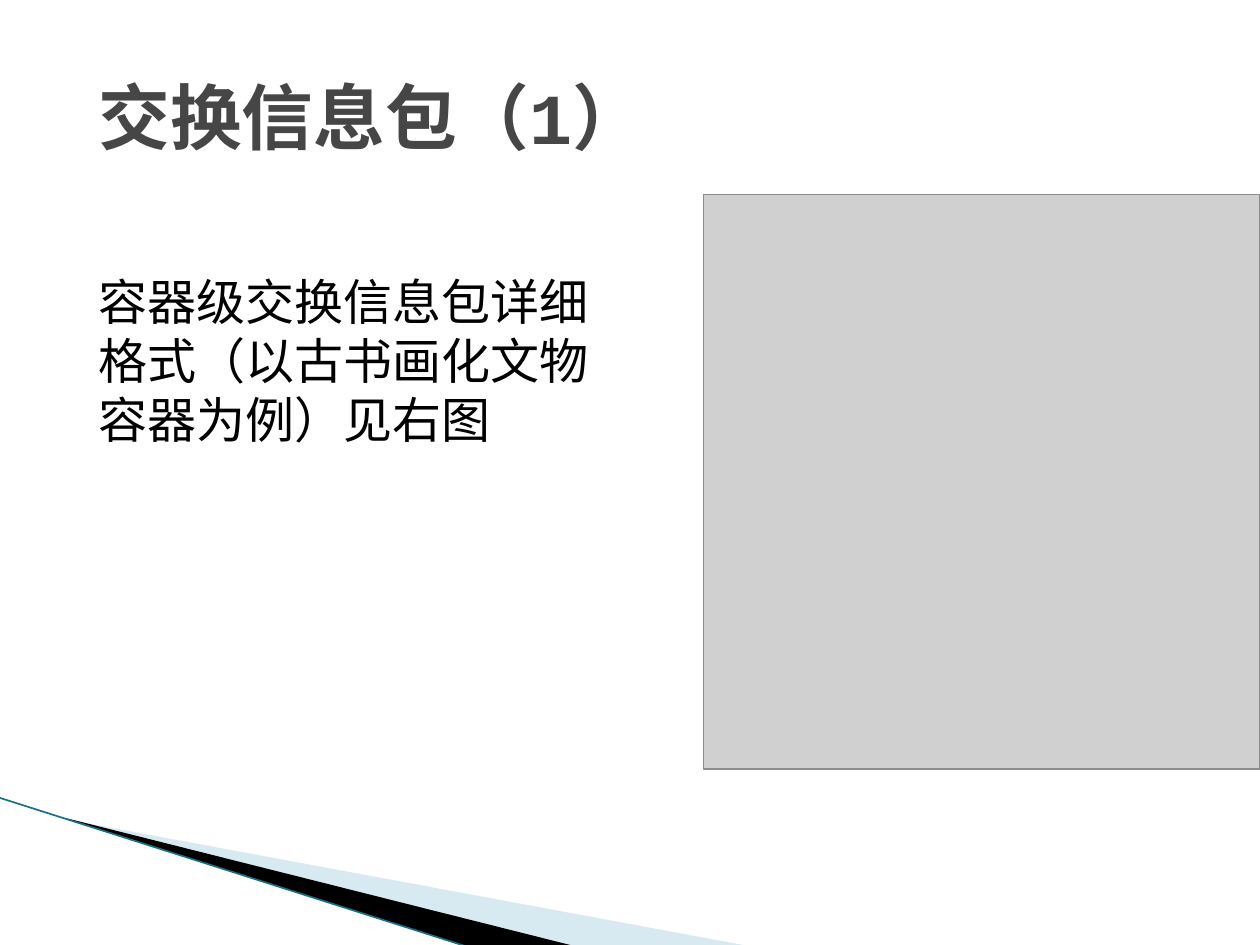
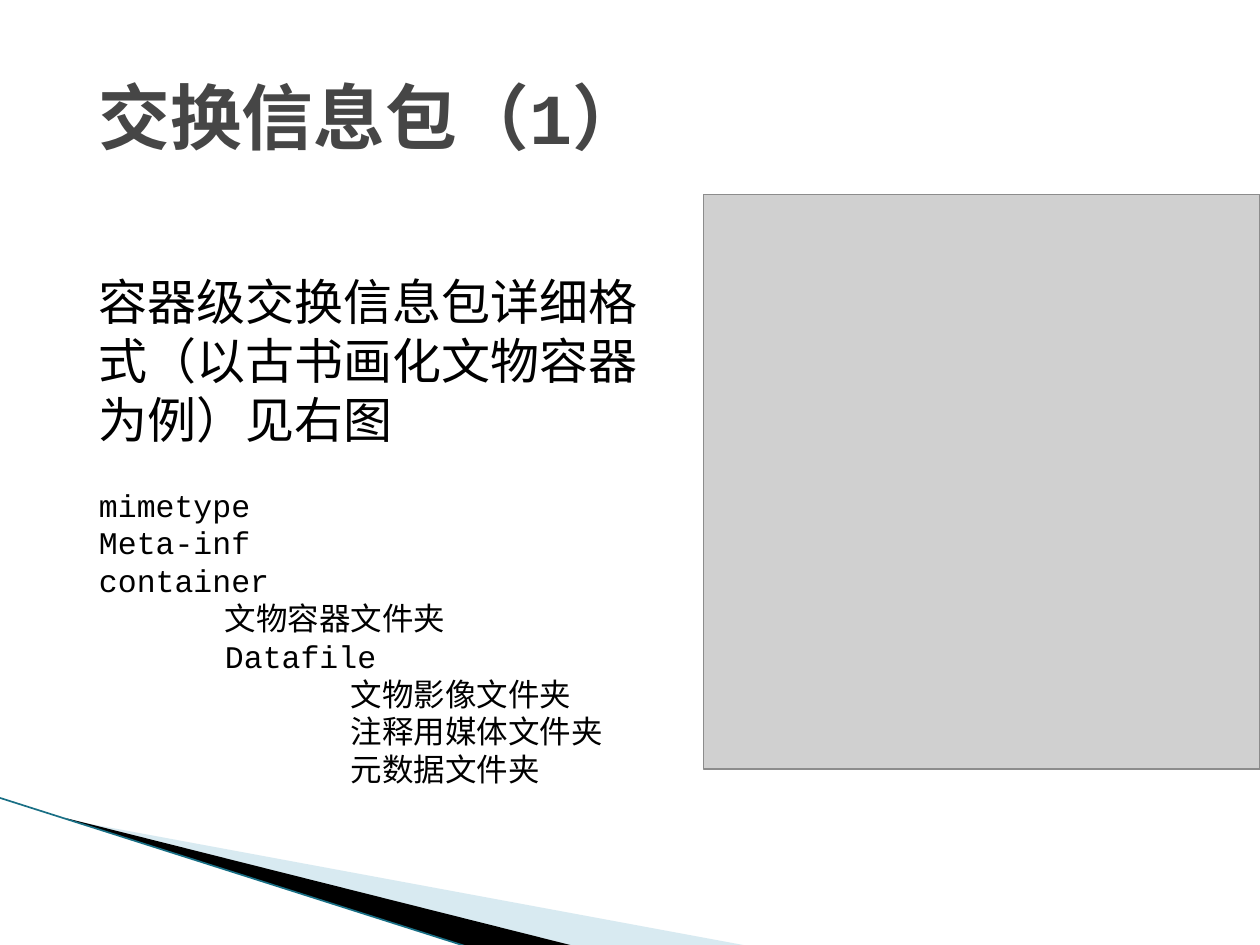
Before and after one commit to JohnKobe/virtual, a slide deck: slide 64 of 故宫交换标准阶段汇报-20160616.pptx (slide 57 before the commit). Drawn at 1260x945 pixels with LibreOffice and Linux fonts; fonts in the diff are those of the drawing; grey boxes stand for pictures; background and template pictures are left out. Boxes give left, top, right and bottom in pixels: in the first picture for what was removed or moved away, otherwise in the second. Text is boxed around its words. In the diff, an @@ line names an element or a change of style, - is before the commit and + after.

```diff
--- a/故宫交换标准阶段汇报-20160616.pptx
+++ b/故宫交换标准阶段汇报-20160616.pptx
@@ text at box(99, 494, 603, 784): paragraphs added @@
+mimetype
+Meta-inf
+container
+文物容器文件夹
+Datafile
+文物影像文件夹
+注释用媒体文件夹
+元数据文件夹
```
Also in this commit, not shown: 3 other slides changed, 8 slides added, 1 slide removed, 2 other files.
